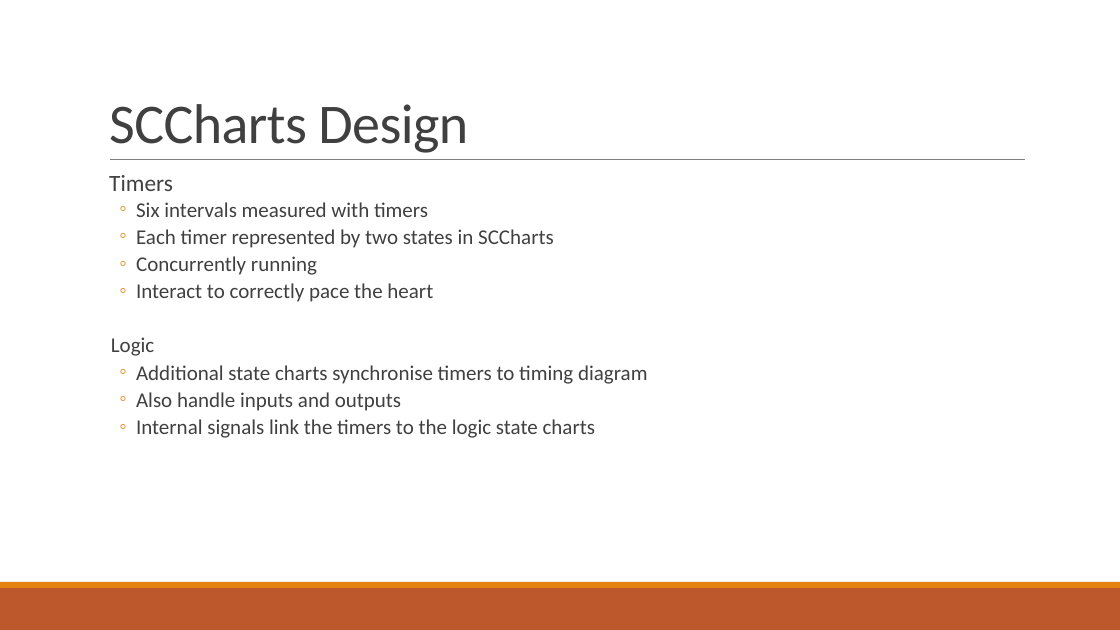
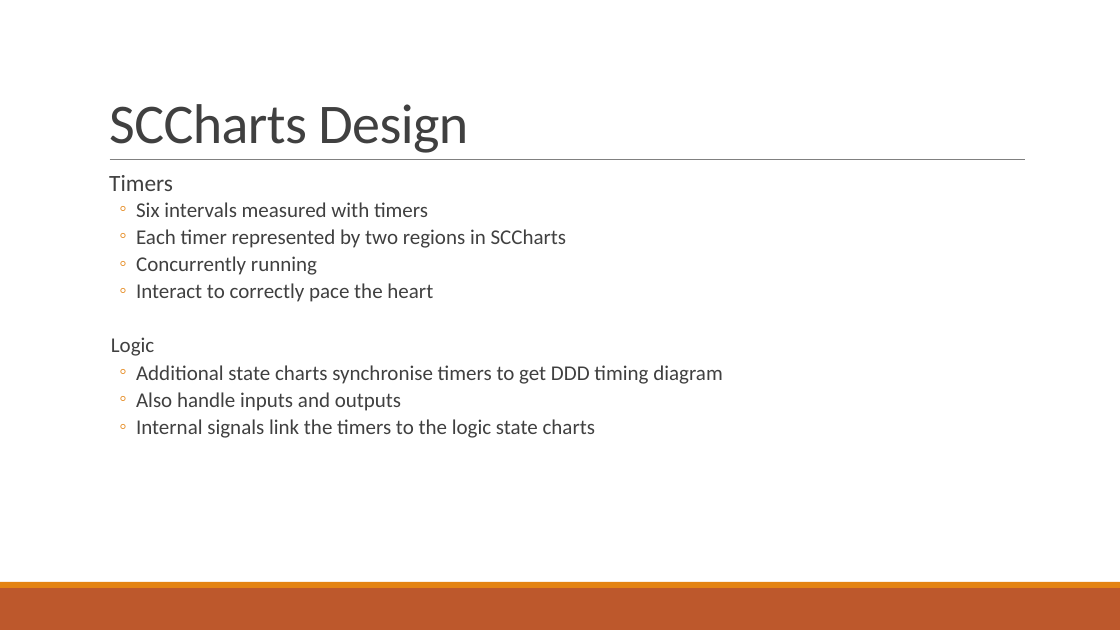
Before and after one commit to nz-Mark-Y/303Assignments, a slide deck: slide 3 of A2/COMPSYS 303 A2 Presentation.pptx. Drawn at 1120x630 pixels with LibreOffice and Linux fonts; fonts in the diff are those of the drawing. Boxes give left, top, right and bottom in pixels: in the first picture for what was removed or moved away, otherwise in the second. Text is boxed around its words. In the diff, an @@ line names an element or a change of style, - is before the commit and + after.

```diff
--- a/A2/COMPSYS 303 A2 Presentation.pptx
+++ b/A2/COMPSYS 303 A2 Presentation.pptx
@@ text at (x1=136, y1=229, x2=567, y2=248): text changed @@
-  ◦ Each timer represented by two states in SCCharts
+  ◦ Each timer represented by two regions in SCCharts
@@ text at (x1=136, y1=365, x2=722, y2=384): text changed @@
-  ◦ Additional state charts synchronise timers to timing diagram
+  ◦ Additional state charts synchronise timers to get DDD timing diagram
```
Also in this commit, not shown: 1 other slide changed, 1 slide added.
